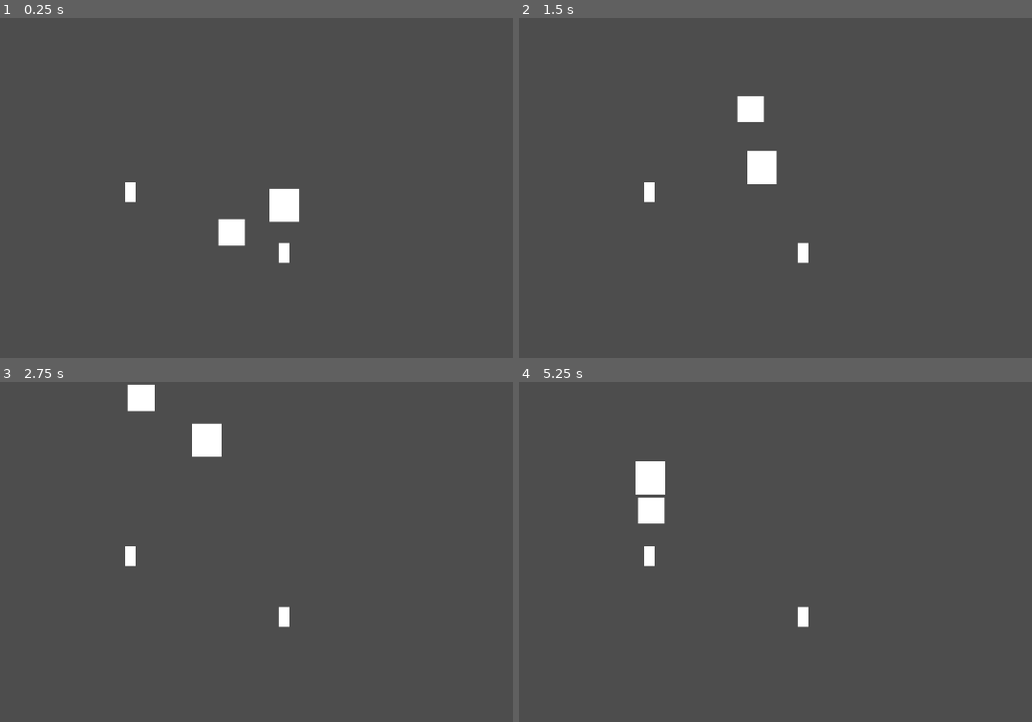
Above: before the commit, frames 1-4 (two rows, left to right).
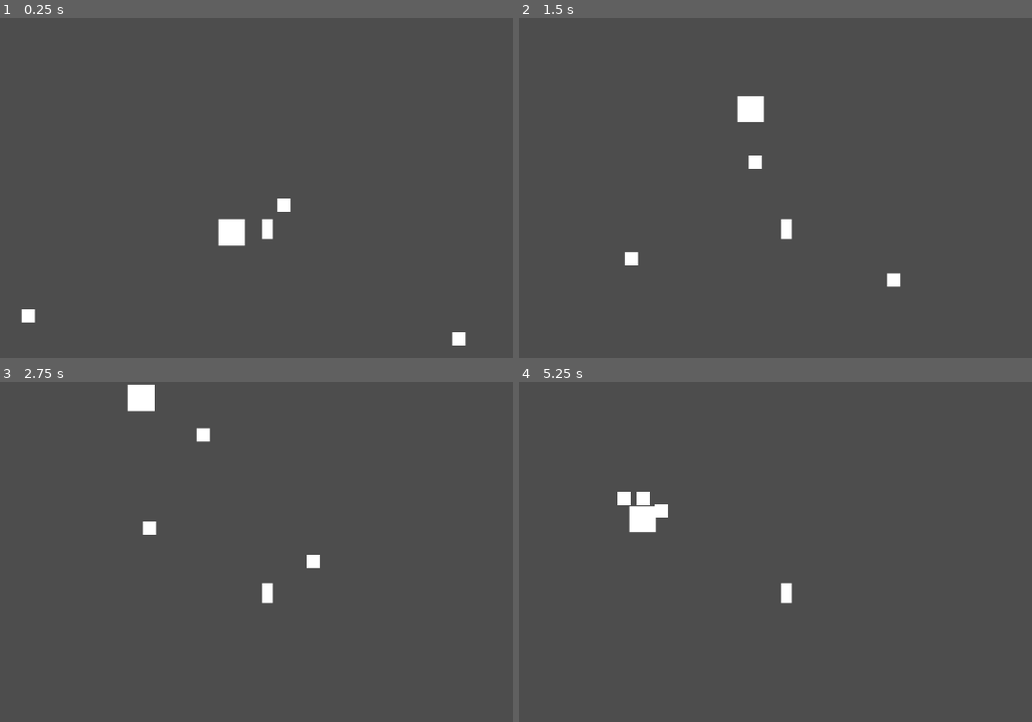
Above: after the commit, the same moments.

Repository: checkm8cat/spaceplane
Game: Godot game, scene res://game.tscn
Same seed, same stepped clock (60 frames per second), same inputs: the game is played once before the commit and once after it.
Inputs:
- Up to frame 1 (0.25 s): no input
- Up to frame 2 (1.5 s): hold W (Up) from 0.53 s (still down)
- Up to frame 3 (2.75 s): release W (Up) at 2.03 s; hold A (Left) from 2.03 s (still down)
- Up to frame 4 (5.25 s): release A (Left) at 3.53 s; hold S (Down) 3.53-4.28 s; hold Right (Right) 4.28-5.03 s; hold W (Up) from 5.03 s (still down)

The runs differ from the first frame. In frame 1, 1.1% of the frame differs, in the area x 4-91%, y 48-97%; in frame 2, 1.1%; in frame 3, 1.1%; in frame 4, 1.5%, in the area x 19-57%, y 23-73%.

Commit message:
Made the powercells respawn when you collect them -1 powercell

Diff:
--- a/Scripts/enemy_basic.gd
+++ b/Scripts/enemy_basic.gd
@@ -8,7 +8,5 @@
 # Called every frame. 'delta' is the elapsed time since the previous frame.
 func _physics_process(delta):
 	var direction = (player.position - position).normalized()
-	print(player.position)
-	print(position)
 	velocity = direction * speed
 	move_and_slide()
--- /dev/null
+++ b/Scripts/game.gd
@@ -0,0 +1,11 @@
+extends Node2D
+
+
+# Called when the node enters the scene tree for the first time.
+func _ready() -> void:
+	pass # Replace with function body.
+
+
+# Called every frame. 'delta' is the elapsed time since the previous frame.
+func _process(delta: float) -> void:
+	pass
--- a/Scripts/powercell.gd
+++ b/Scripts/powercell.gd
@@ -1,9 +1,20 @@
 extends Area2D
+
+#Base numbers
+var Height = 269
+var Width = 519
+
+func respawn():
+	#randomed numbers
+	var RHeight = randi_range(-Height, Height)
+	var RWidth = randi_range(-Width, Width)
+
+	global_position = Vector2(RWidth, RHeight)
+	print(RHeight," ", RWidth)
 
 
 
 func _on_body_entered(body: Node2D) -> void:
 	Engine.time_scale *= 1.2
-	queue_free()
+	respawn()
 	print("im hit!")
-	pass # Replace with function body.
--- a/enemy_basic.tscn
+++ b/enemy_basic.tscn
@@ -5,14 +5,14 @@
 [sub_resource type="CanvasTexture" id="CanvasTexture_kxokx"]
 
 [sub_resource type="RectangleShape2D" id="RectangleShape2D_g2x43"]
-size = Vector2(42, 46)
+size = Vector2(16, 16)
 
 [node name="Enemy basic" type="CharacterBody2D"]
 script = ExtResource("1_20uc5")
 
 [node name="Sprite2D" type="Sprite2D" parent="."]
 position = Vector2(-1, -1.19209e-07)
-scale = Vector2(44.737, 50)
+scale = Vector2(20, 20)
 texture = SubResource("CanvasTexture_kxokx")
 
 [node name="CollisionShape2D" type="CollisionShape2D" parent="."]
--- a/game.tscn
+++ b/game.tscn
@@ -1,11 +1,13 @@
-[gd_scene load_steps=4 format=3 uid="uid://qc84tbtx100j"]
+[gd_scene load_steps=5 format=3 uid="uid://qc84tbtx100j"]
 
 [ext_resource type="PackedScene" uid="uid://c0h7aehh3sj45" path="res://player.tscn" id="1_80nbo"]
+[ext_resource type="Script" uid="uid://ch1i05hgxntuk" path="res://Scripts/game.gd" id="1_fc0e3"]
 [ext_resource type="PackedScene" uid="uid://c0j738cucbee" path="res://powercell.tscn" id="2_e2o6t"]
 [ext_resource type="PackedScene" uid="uid://pd0i6sgp3ptn" path="res://enemy_basic.tscn" id="3_feb5d"]
 
 [node name="game" type="Node2D"]
 position = Vector2(-229, -105)
+script = ExtResource("1_fc0e3")
 
 [node name="player" parent="." instance=ExtResource("1_80nbo")]
 position = Vector2(229, 104)
@@ -15,10 +17,13 @@
 scale = Vector2(-1.72464, -1.16185)
 
 [node name="Powercell" parent="." instance=ExtResource("2_e2o6t")]
-position = Vector2(76, 43)
-
-[node name="Powercell2" parent="." instance=ExtResource("2_e2o6t")]
-position = Vector2(308, 135)
+position = Vector2(283, 99)
 
 [node name="Enemy basic" parent="." instance=ExtResource("3_feb5d")]
 position = Vector2(337, 49)
+
+[node name="Enemy basic2" parent="." instance=ExtResource("3_feb5d")]
+position = Vector2(-106, 242)
+
+[node name="Enemy basic3" parent="." instance=ExtResource("3_feb5d")]
+position = Vector2(601, 278)
--- a/player.tscn
+++ b/player.tscn
@@ -8,6 +8,7 @@
 size = Vector2(102.42, 16.3934)
 
 [node name="player" type="CharacterBody2D" groups=["player"]]
+position = Vector2(2, -1)
 scale = Vector2(0.396667, 2.44)
 collision_layer = 3
 collision_mask = 3
Not shown, added: Scripts/game.gd.uid
